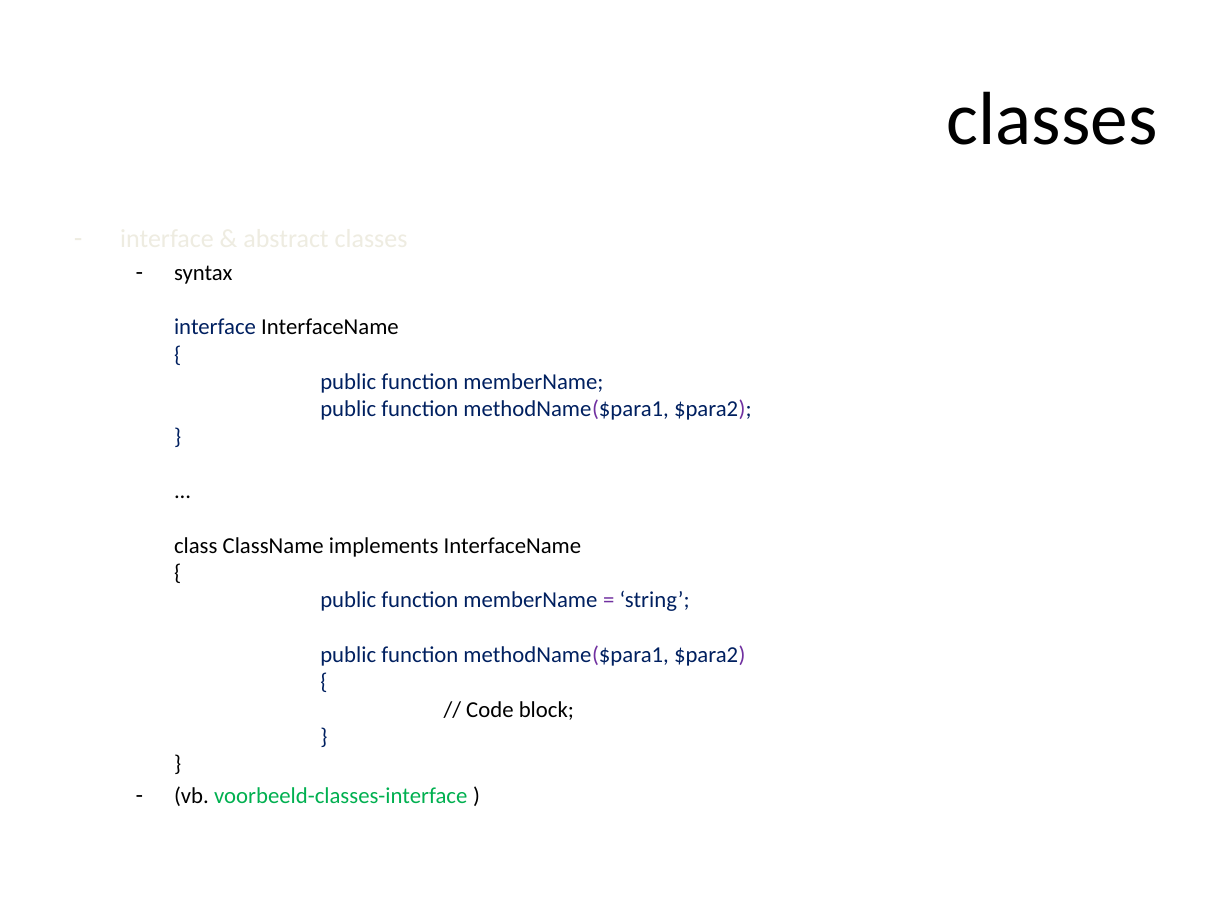
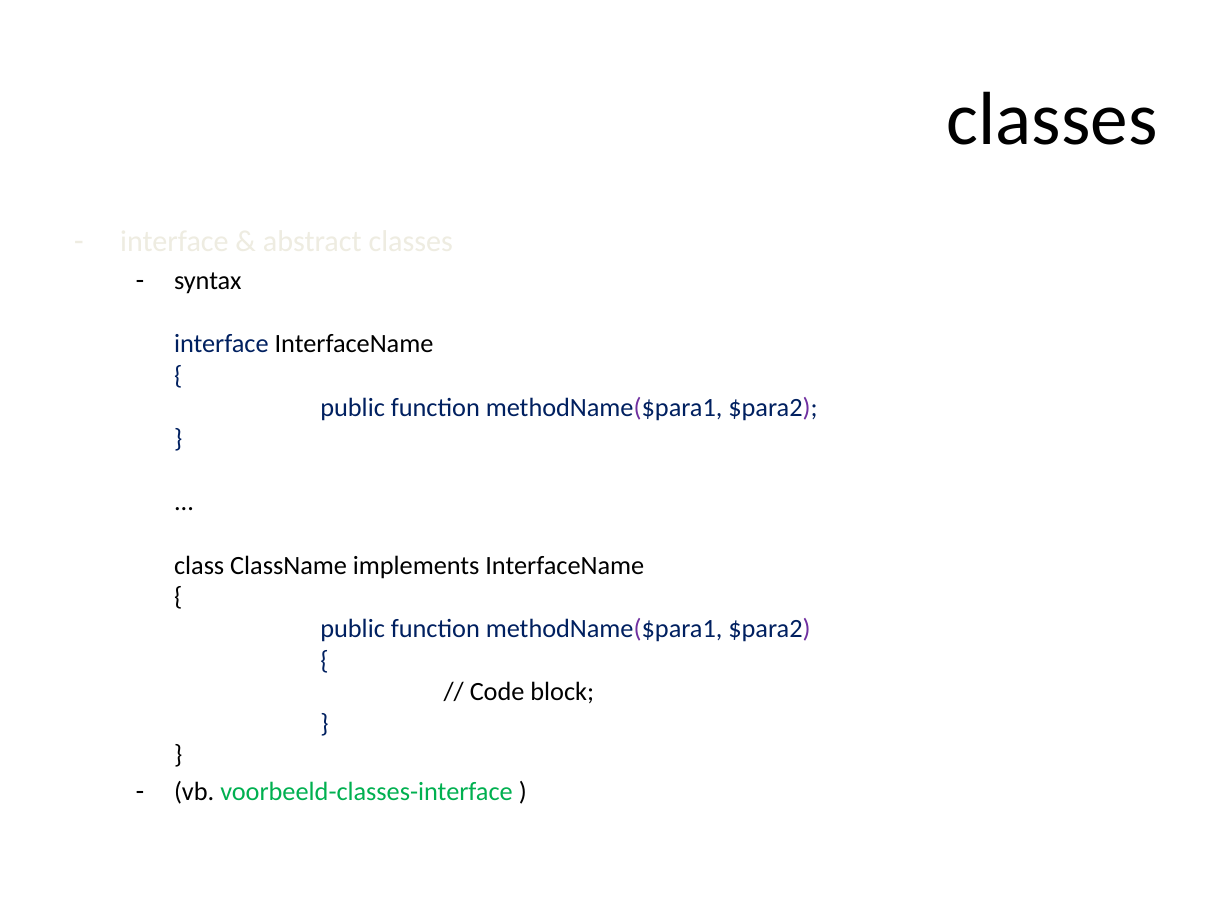
Before and after one commit to ajkea/web-backend-1, a slide deck: slide 142 of public/cursus/web-backend-cursus.pptx. Drawn at 1232x924 pixels with LibreOffice and Linux fonts; fonts in the diff are those of the drawing. Boxes give left, top, right and bottom in pixels: in the first picture for what was removed or moved away, otherwise in the second. Text is boxed around its words. In the diff, an @@ line names an element or a change of style, - is before the commit and + after.

Commit message:
verbeteren interface member (kan niet)

```diff
--- a/public/cursus/web-backend-cursus.pptx
+++ b/public/cursus/web-backend-cursus.pptx
@@ text at (x1=174, y1=272, x2=817, y2=703): text changed; size 13.3 to 15.4 pt @@
-  – syntax
-    interface InterfaceName
-    {
-    public function memberName;
-    public function methodName($para1, $para2);
-    }
-    ...
-    class ClassName implements InterfaceName
-    {
-    public function memberName = ‘string’;
-    public function methodName($para1, $para2)
-    {
-    // Code block;
-    }
-    }
+  – syntax
+    interface InterfaceName
+    {
+    public function methodName($para1, $para2);
+    }
+    ...
+    class ClassName implements InterfaceName
+    {
+    public function methodName($para1, $para2)
+    {
+    // Code block;
+    }
+    }
@@ text at (x1=174, y1=781, x2=512, y2=804): size 15.2 to 17.6 pt in "interface & abstract classes"; size 13.3 to 15.4 pt in "(vb. voorbeeld-classes-interface )" @@
```
Also in this commit, not shown: 1 other file.
